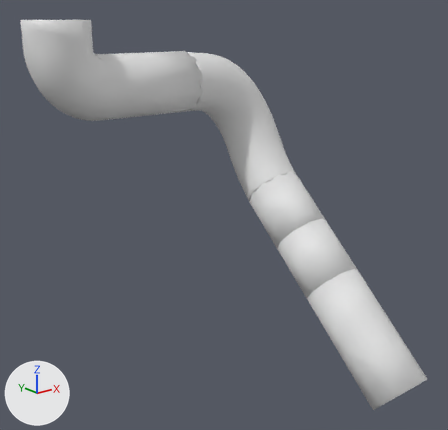
The FBX model JumperWireGame/Assets/Prefab/pipe_3-1(new).fbx: old version first, new version second.
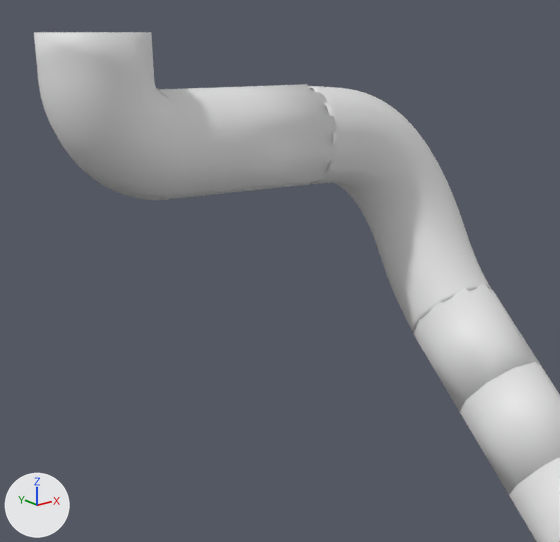
There are two pictures of each version: one whole from a 50 mm lens placed at (-6.55, -8.76, 0.98), pointed at (-0.91, -1.7, -1.84), one close up on the part from 0% to 75% of the width and 0% to 76% of the height. The lights are fixed; the arrows at lower left show +X, +Y and +Z.
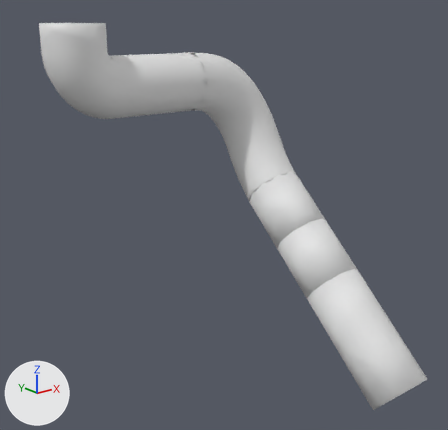
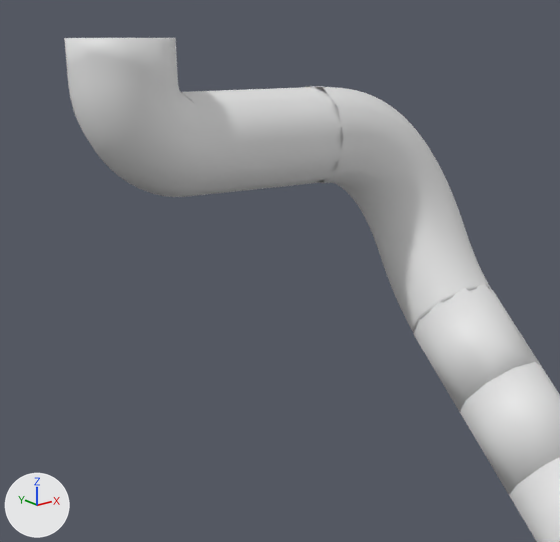
What changed in the scene script:
```text
Change me_nurbspath_002:
    used by ob_nurbspath_006; location = (0.0, 0.0, 0.0)
    remove me_nurbspath_002.from_pydata(...)  # 3384 vertices, 4928 faces; spans x -3.11..1.45, y -1.16..0.5, z -2.26..0.99
    add me_nurbspath_002.from_pydata(...)  # 3344 vertices, 4868 faces; spans x -3.11..1.34, y -1.21..0.52, z -2.33..0.99
    me_nurbspath_002 part 1: the loose piece of 2040 vertices spanning x -0.41..1.45, y -1.16..0.5, z -2.26..0.48 is rebuilt with 2000 vertices and now spans x -0.48..1.34, y -1.21..0.52, z -2.33..0.5
Change ob_nurbspath_006:
    ob_nurbspath_006.location: (0.0, 0.0, 0.0) -> (0.159, 0.0, -0.011)
    ob_nurbspath_006.scale: (1.0, 1.0, 1.0) -> (0.965, 0.965, 0.965)
```

Location of each change, (x1, y1, x2, y2) in pixels of the close-ups (560 x 542 px):
'NurbsPath.006', reshaped, moved, rescaled (7% narrower): before (34, 32, 491, 332); after (64, 38, 491, 332)
part 1 of me_nurbspath_002, rebuilt: before (309, 86, 491, 332); after (305, 86, 491, 332)
